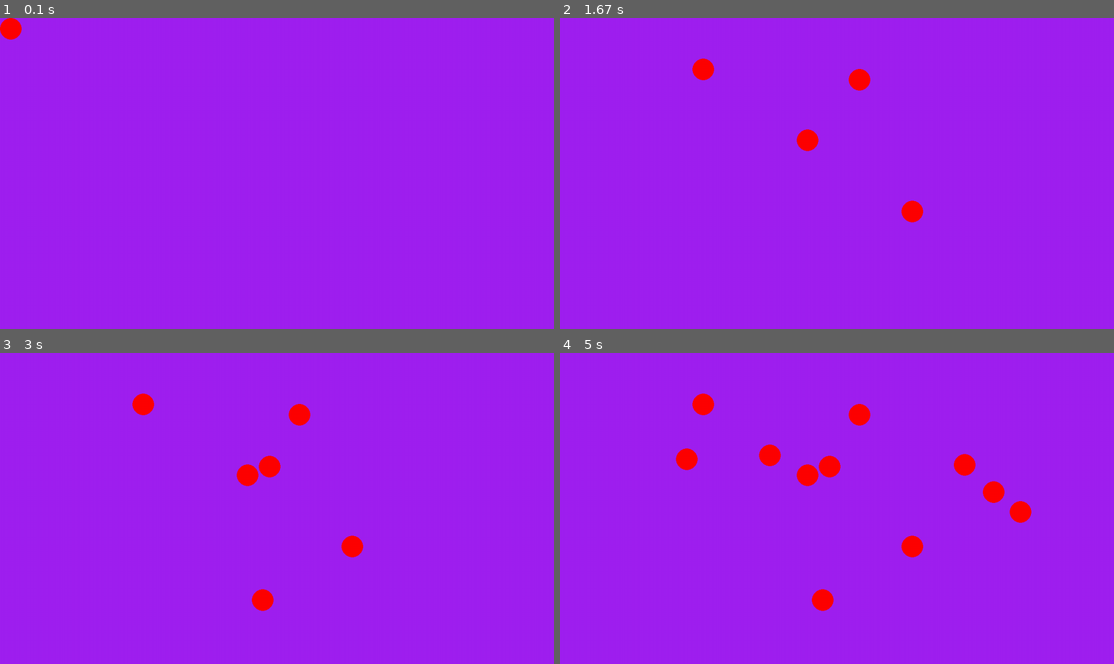
Above: before the commit, frames 1-4 (two rows, left to right).
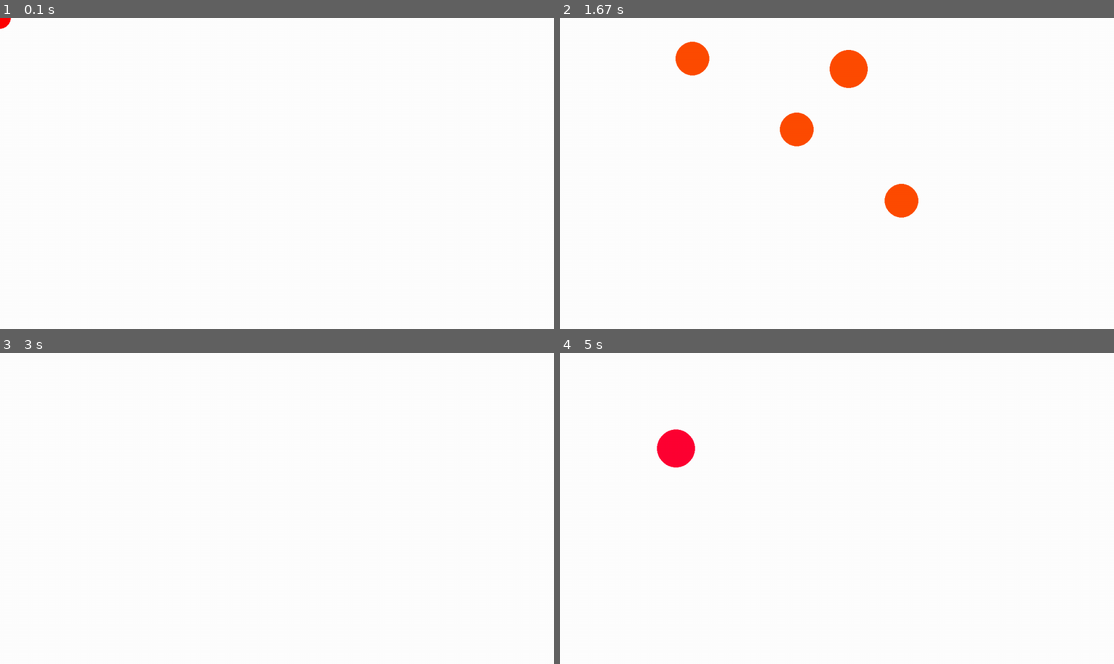
Above: after the commit, the same moments.

Repository: RadoTheProgrammer/drawing
Game: pygame game, started from main.py
Same seed, same stepped clock (60 frames per second), same inputs: the game is played once before the commit and once after it.
Inputs (mouse positions are in pixels of both pictures, inside the frame that each line leads up to):
- Up to frame 1 (0.1 s): no input
- Up to frame 2 (1.67 s): hold Right 0.33-0.8 s; move the mouse to (814, 185) at 0.37 s; hold Up 0.83-1.13 s; move the mouse to (704, 176) at 0.87 s; press the mouse at (903, 201) at 1.2 s; move the mouse to (798, 129) at 1.3 s; release the mouse at (692, 58) at 1.43 s; hold Right from 1.5 s (still down); click (848, 67) at 1.58 s
- Up to frame 3 (3 s): release Right at 1.97 s; hold Left 2-2.53 s; click (249, 589) at 2.08 s; hold Space 2.57-2.87 s; hold Down 2.57-2.87 s; click (260, 455) at 2.65 s; hold Down from 2.9 s (still down); tap Space at 2.97 s; click (199, 443) at 2.98 s
- Up to frame 4 (5 s): release Down at 3.2 s; hold Left 3.23-3.63 s; tap Space at 3.3, 3.6, 3.73, 4.13, 4.43, 4.8 s; click (981, 480) at 3.32 s; hold Up 3.67-4.03 s; click (1008, 502) at 3.75 s; hold Right 4.07-4.7 s; click (953, 452) at 4.15 s; hold S from 4.73 s (still down); hold Down from 4.73 s (still down); click (676, 449) at 4.82 s

The runs differ from the first frame. In frame 1, 100% of the frame differs, in the area x 0-100%, y 0-100%; in frame 2, 100%; in frame 3, 100%; in frame 4, 100%.

Commit message:
big change: added ability to change pen size and pen color

Diff:
--- a/main.py
+++ b/main.py
@@ -10,11 +10,16 @@
 # create a surface with the same size as the screen
 drawing = pygame.Surface(screen.get_size())
 # fill the surface with purple color
-drawing.fill("purple")
+drawing.fill("white")
 # blit the drawing surface onto the screen
 
 mousedown=False
 mousepos=(0,0)
+color=0
+rgb_color = pygame.Color(0)
+addcolor=0
+pen_size=50
+pen_size_add=0
 while running:
 
 
@@ -37,10 +42,41 @@
             mousedown=False
         elif event.type == pygame.MOUSEMOTION:
             mousepos=event.pos
-    if mousedown:
-        pygame.draw.ellipse(drawing, "red", (*mousepos, 50, 50))
-    else:
-        pygame.draw.ellipse(screen, "red", (*mousepos, 50, 50))
+        elif event.type == pygame.KEYDOWN:
+            if event.key == pygame.K_SPACE:
+                drawing.fill("white")
+            elif event.key == pygame.K_UP:
+                addcolor=1
+            elif event.key == pygame.K_DOWN:
+                addcolor=-1
+            elif event.key == pygame.K_LEFT:
+                pen_size_add=-1
+            elif event.key == pygame.K_RIGHT:
+                pen_size_add=1
+            elif event.key == pygame.K_s and pygame.key.get_mods() & pygame.KMOD_CTRL:
+                # Ctrl+S is pressed
+                #file_path = filedialog.asksaveasfilename()
+                print("Ctrl+S is pressed")
+                # Add your code here to handle the Ctrl+S event
+                pen_size_add=1
+        elif event.type == pygame.KEYUP:
+            if event.key in (pygame.K_UP, pygame.K_DOWN):
+                addcolor=0
+            elif event.key in (pygame.K_LEFT, pygame.K_RIGHT):
+                pen_size_add=0
+
+    surface = drawing if mousedown else screen
+    # convert HSB to RGB
+    pen_size+=pen_size_add
+    if pen_size<0:
+        pen_size=0
+    color = (color+addcolor)%360
+    rgb_color.hsva = (color, 100, 100)
+    pen_rect = (mousepos[0]-pen_size//2, mousepos[1]-pen_size//2, pen_size, pen_size)
+    #print(type(mousepos))
+    pygame.draw.ellipse(surface, rgb_color, pen_rect)
+    #pygame.draw.ellipse(surface, (color,255,255), (*mousepos, 50, 50))
+
             #mouse_pos = pygame.mouse.get_pos()
             #pygame.draw.ellipse(screen, "red", (*mouse_pos, 50, 50))
             #pygame.draw.ellipse(screen, "red", (*event.pos,50, 50))
